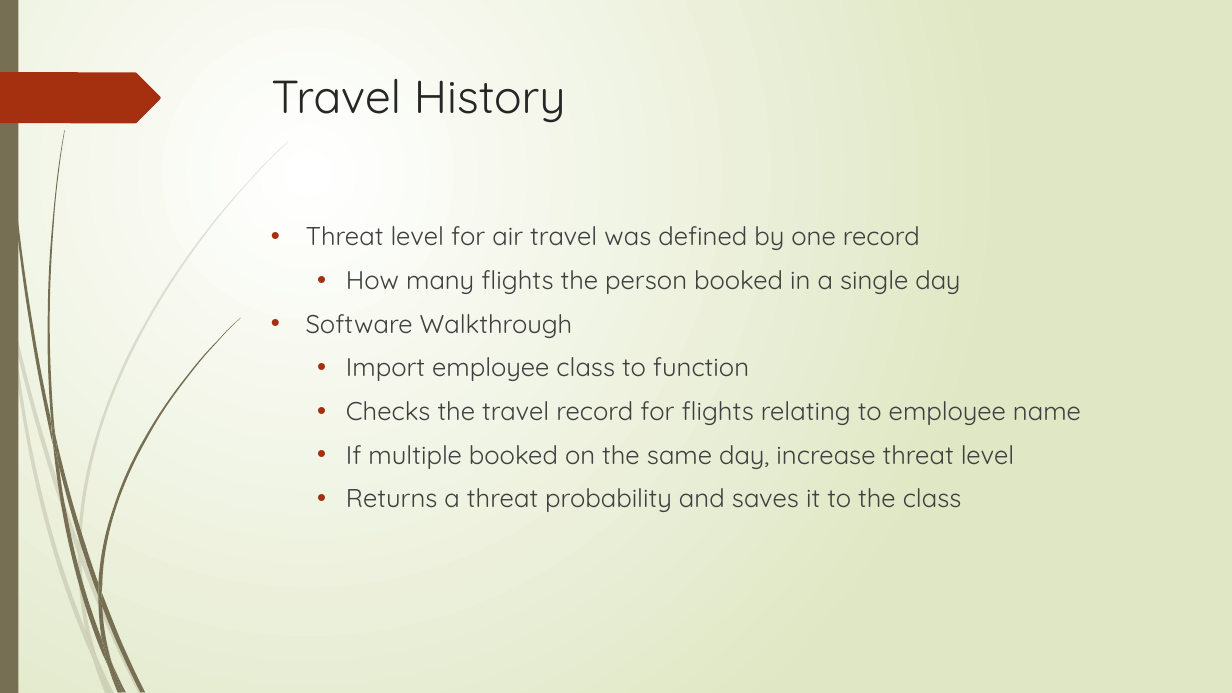
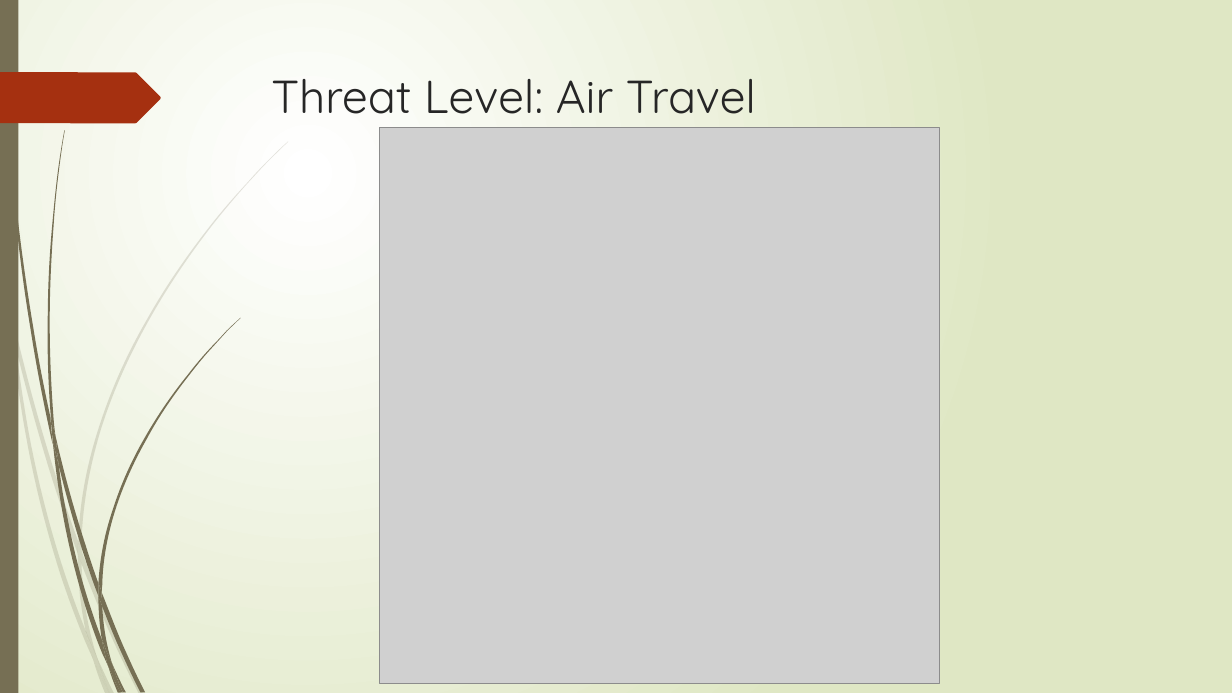
Before and after one commit to jschweizer36/Flyguys, a slide deck: slide 7 of Data Analytics Challenge Final PowerPoint.pptx (slide 8 before the commit). Drawn at 1232x693 pixels with LibreOffice and Linux fonts; fonts in the diff are those of the drawing; grey boxes stand for pictures. Boxes give left, top, right and bottom in pixels: in the first picture for what was removed or moved away, otherwise in the second. Text is boxed around its words. In the diff, an @@ line names an element or a change of style, - is before the commit and + after.

```diff
--- a/Data Analytics Challenge Final PowerPoint.pptx
+++ b/Data Analytics Challenge Final PowerPoint.pptx
@@ title at bbox=[271, 79, 756, 114]: text changed @@
-Travel History
+Threat Level: Air Travel
@@ picture added at bbox=[379, 128, 940, 683] @@
@@ text removed at bbox=[306, 226, 1081, 512] @@
-• Threat level for air travel was defined by one record
-  • How many flights the person booked in a single day
-• Software Walkthrough
-  • Import employee class to function
-  • Checks the travel record for flights relating to employee name
-  • If multiple booked on the same day, increase threat level
-  • Returns a threat probability and saves it to the class
```
Also in this commit, not shown: 3 other slides changed, 5 slides added, 5 slides removed, 5 other files.
